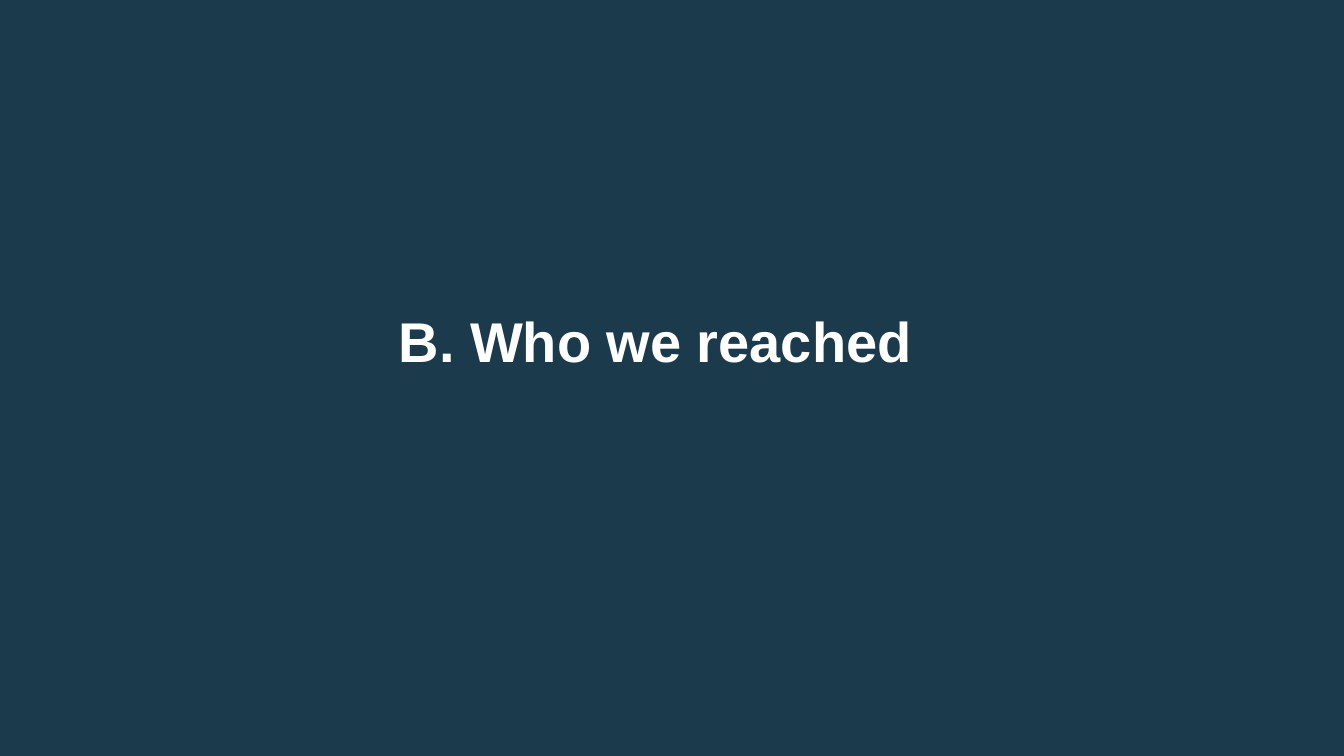
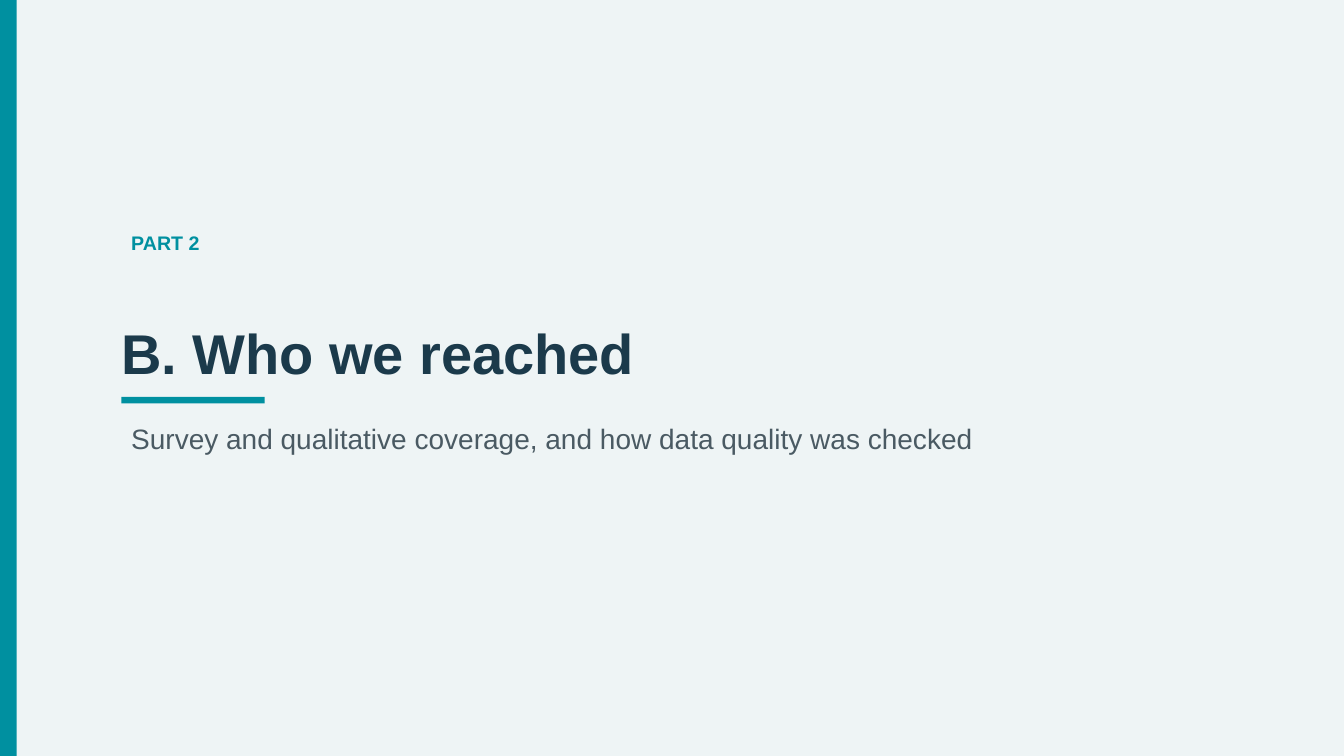
Before and after one commit to kokouekpinda/kokouekpinda, a slide deck: slide 15 of deliverables/REALISE_PMT_Presentation_v5.pptx (slide 14 before the commit). Drawn at 1344x756 pixels with LibreOffice and Linux fonts; fonts in the diff are those of the drawing. Boxes give left, top, right and bottom in pixels: in the first picture for what was removed or moved away, otherwise in the second. Text is boxed around its words. In the diff, an @@ line names an element or a change of style, - is before the commit and + after.

```diff
--- a/deliverables/REALISE_PMT_Presentation_v5.pptx
+++ b/deliverables/REALISE_PMT_Presentation_v5.pptx
@@ background #1B3A4B to #EEF4F5 @@
@@ rectangle added at (0, 0, 16, 756), fill #0090A0 @@
@@ text added at (131, 236, 200, 250), 14 pt, text #0090A0, bold @@
+PART 2
@@ title "B. Who we reached": place and size @@
-title "B. Who we reached" at (399, 321, 912, 363)
+title "B. Who we reached" at (121, 333, 634, 375)
@@ title "B. Who we reached" at (121, 333, 634, 375): text colour #FFFFFF to #1B3A4B; alignment centre to left; vertical alignment middle to bottom @@
@@ rectangle added at (121, 397, 264, 404), fill #0090A0 @@
@@ text added at (131, 428, 972, 454), 20 pt, text #4A5A63 @@
+Survey and qualitative coverage, and how data quality was checked
```
Also in this commit, not shown: 7 other slides changed, 11 slides added, 3 slides removed, 7 other files.
